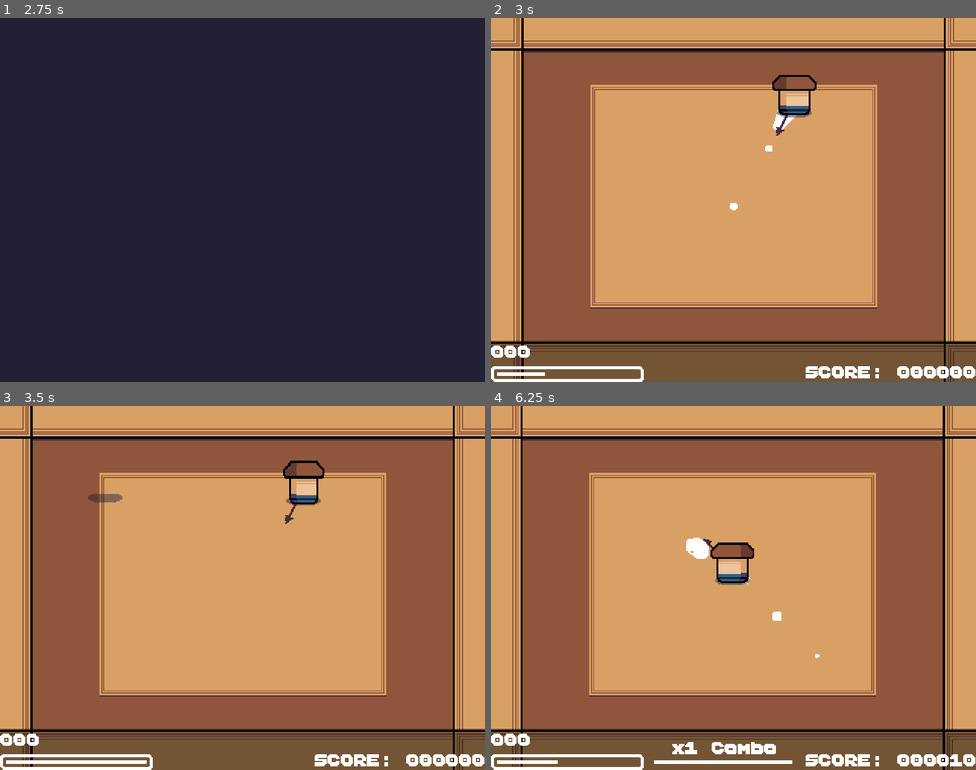
Above: before the commit, frames 1-4 (two rows, left to right).
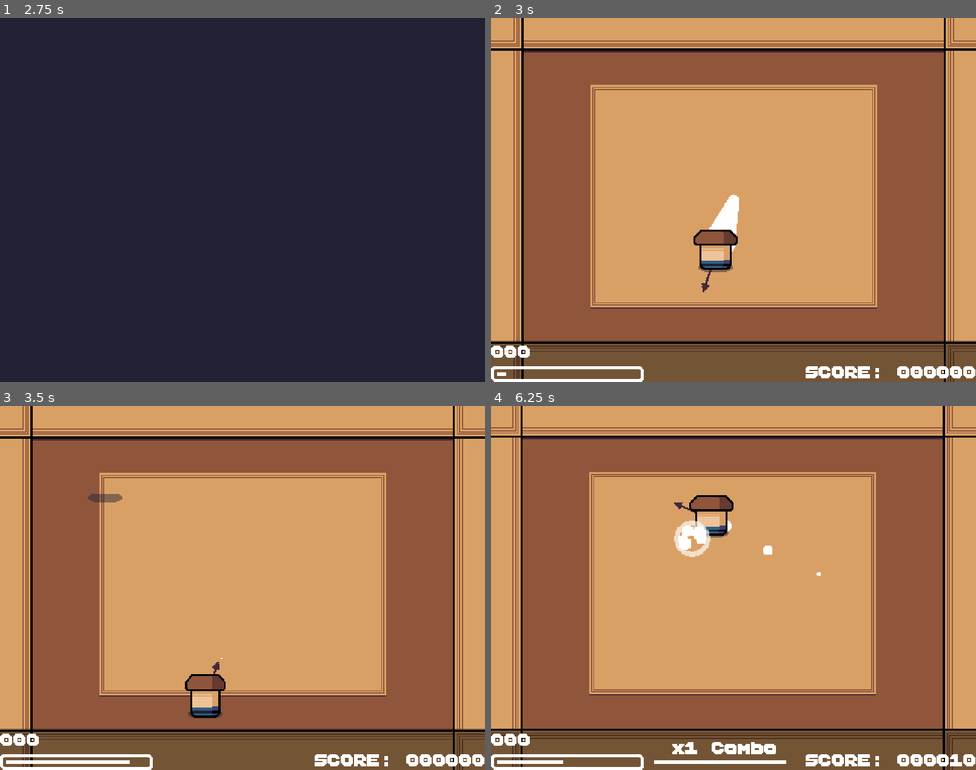
Above: after the commit, the same moments.

Repository: NexusrexDev/Bushidash
Game: Godot game, scene res://World/nex_logo.tscn
Two runs of this game, one before a commit and one after it. Both use one fixed random seed, a clock stepped at 60 frames per second and the inputs below.
Inputs (mouse positions are in pixels of both pictures, inside the frame that each line leads up to):
- Up to frame 1 (2.75 s): tap Enter at 0.5 s; move the mouse to (349, 181) at 0.52 s; click (349, 181) at 0.67 s; move the mouse to (145, 218) at 1.27 s; click (145, 218) at 1.42 s; tap Space at 2 s; move the mouse to (291, 119) at 2.02 s; click (291, 119) at 2.17 s
- Up to frame 2 (3 s): tap Enter at 2.75 s; move the mouse to (709, 272) at 2.77 s; click (709, 272) at 2.92 s
- Up to frame 3 (3.5 s): no input
- Up to frame 4 (6.25 s): move the mouse to (879, 642) at 3.52 s; click (879, 642) at 3.67 s; move the mouse to (588, 533) at 4.27 s; click (588, 533) at 4.42 s; move the mouse to (757, 588) at 5.02 s; click (757, 588) at 5.17 s; move the mouse to (660, 497) at 5.77 s; click (660, 497) at 5.92 s

Frame 1 is identical in both runs. In frame 2, 2.0% of the frame differs, in the area x 3-68%, y 15-99%; in frame 3, 1.5%; in frame 4, 8.6%, in the area x 0-100%, y 5-99%.

Commit message:
Changed input condition to mouse only + fix on touch devices

Diff:
--- a/Player/player.gd
+++ b/Player/player.gd
@@ -44,7 +44,8 @@
 			_can_dash = true
 
 func _input(event: InputEvent) -> void:
-	if event.is_pressed():
+	var mouse_condition: bool = event is InputEventMouseButton and event.button_index == MOUSE_BUTTON_LEFT and event.is_pressed()
+	if mouse_condition:
 		if _can_dash:
 			var mouse_position : Vector2 = get_global_mouse_position()
 			var direction : Vector2 = (mouse_position - position).normalized()
--- a/UI/main_menu.gd
+++ b/UI/main_menu.gd
@@ -5,7 +5,8 @@
 @export var _can_control : bool = false
 
 func _input(event: InputEvent) -> void:
-	if event.is_pressed() and _can_control:
+	var mouse_condition: bool = event is InputEventMouseButton and event.button_index == MOUSE_BUTTON_LEFT and event.is_pressed()
+	if mouse_condition and _can_control:
 		emit_signal(start_game.get_name())
 		SoundManager.play_music(SoundManager.GAME_MUSIC)
 		queue_free()
--- a/UI/main_menu.tscn
+++ b/UI/main_menu.tscn
@@ -103,7 +103,7 @@
 layout_mode = 2
 theme = ExtResource("2_5nwhw")
 text = "Use your mouse to aim
-click any key to start"
+tap anywhere to start"
 horizontal_alignment = 1
 uppercase = true
 
Not shown, changed: export_presets.cfg
